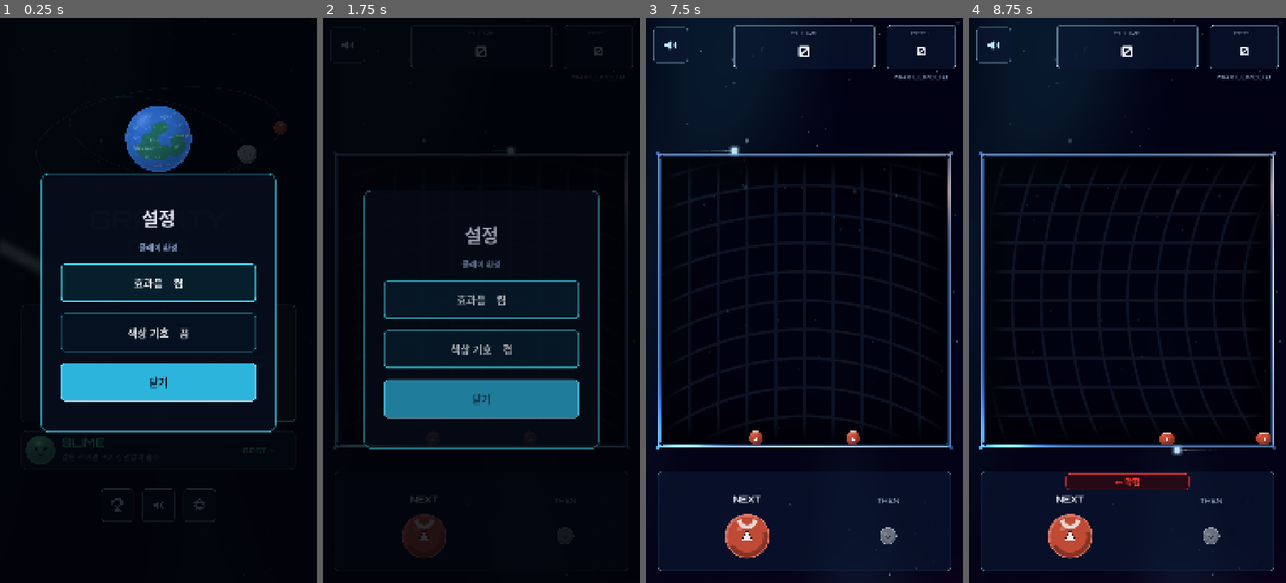
Above: before the commit, frames 1-4 (left to right).
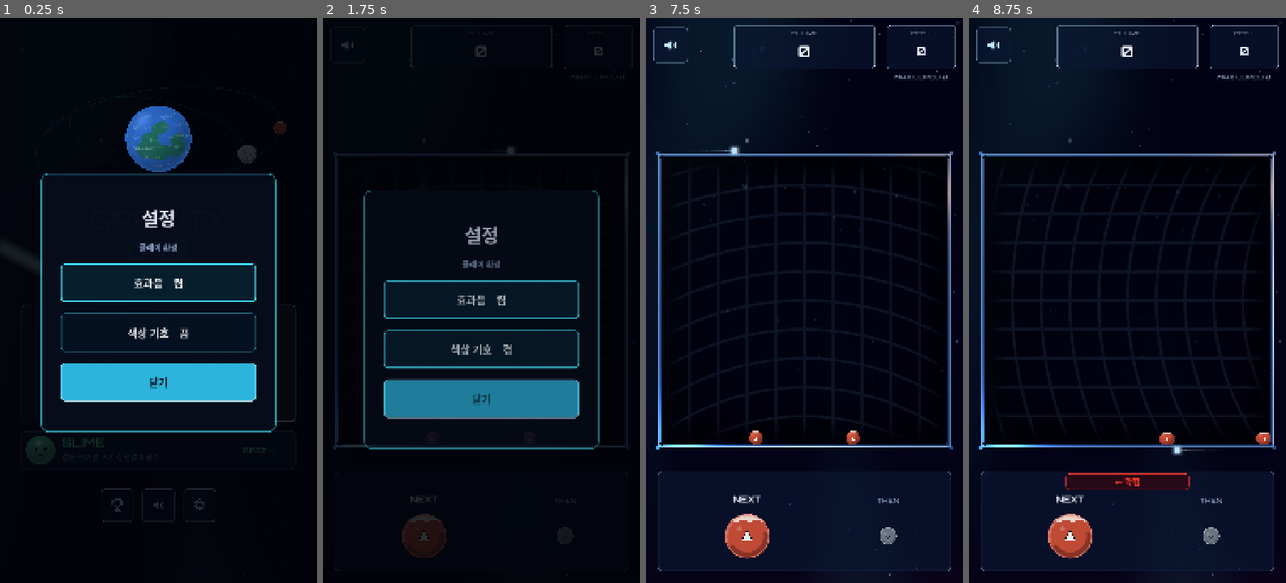
Above: after the commit, the same moments.

Repository: jeongmo-dot/gravity_orb
Game: Godot game, scene res://tests/spike/CaptureScreens.tscn
The game is run twice, just before and just after one commit, with the same random seed, the same clock (stepped at 60 frames per second) and the same inputs. This scene is started directly instead of the project's main scene. Sound files missing from this copy of the repository are replaced by a short silence.
Inputs (mouse positions are in pixels of both pictures, inside the frame that each line leads up to):
- Up to frame 1 (0.25 s): no input
- Up to frame 2 (1.75 s): click (551, 362) at 0.5 s; click (551, 362) at 1.25 s
- Up to frame 3 (7.5 s): move the mouse to (874, 272) at 2.02 s; hold Right (gravity_right) 2.03-2.75 s; click (874, 272) at 2.17 s; click (763, 503) at 2.75 s; click "CLASSIC" at 3.5 s; click "CLASSIC" at 4.25 s; click "BLITZ" at 5 s; click "SLIME" at 5.75 s; click "닫기" at 6.5 s; click (763, 503) at 7.25 s
- Up to frame 4 (8.75 s): drag from (1064, 328) to (1111, 413) at 8.02 s

The runs differ from the first frame. In frame 1, less than 0.1% of the frame differs, in the area x 88-90%, y 18-20%; in frame 2, less than 0.1%; in frame 3, 0.1%, in the area x 27-37%, y 87-91%; in frame 4, 0.1%.

Commit message:
[#82 V6] 화성 협곡과 극관 다듬기

Diff:
--- a/scripts/core/CelestialOrbArt.gd
+++ b/scripts/core/CelestialOrbArt.gd
@@ -292,25 +292,35 @@
 			float canyon_noise = fractal_noise3(body_position * 5.3 + vec3(9.1, 2.7, 3.8));
 			float canyon_path = body_position.y - canyon_center
 				- body_position.x * canyon_tilt + (canyon_noise - 0.5) * 0.040;
-			float canyon_half_width = 0.024 + canyon_noise * 0.020;
+			float canyon_half_width = 0.028 + canyon_noise * 0.044;
 			float canyon_end_fade = 1.0 - smoothstep(0.42, 0.56, abs(body_position.x));
 			float canyon_main = (1.0 - smoothstep(
 				canyon_half_width * 0.55, canyon_half_width * 1.55, abs(canyon_path)
 			)) * canyon_end_fade;
-			float canyon_branch_path = canyon_path + (body_position.x + 0.12) * 0.58 - 0.012;
-			float canyon_branch_fade = 1.0 - smoothstep(
-				0.13, 0.25, abs(body_position.x + 0.17)
-			);
+			float canyon_branch_progress = clamp(
+				(-body_position.x - 0.10) / 0.30, 0.0, 1.0
+			);
+			float canyon_branch_path = canyon_path
+				+ max(-body_position.x - 0.10, 0.0) * 0.58;
+			float canyon_branch_half_width = mix(0.026, 0.010, canyon_branch_progress);
+			float canyon_branch_one_side = smoothstep(-0.43, -0.34, body_position.x)
+				* (1.0 - smoothstep(-0.16, -0.08, body_position.x));
 			float canyon_branch = (1.0 - smoothstep(
-				0.014, 0.050, abs(canyon_branch_path)
-			)) * canyon_branch_fade;
+				canyon_branch_half_width * 0.55,
+				canyon_branch_half_width * 1.55,
+				abs(canyon_branch_path)
+			)) * canyon_branch_one_side;
 			float canyon = max(canyon_main, canyon_branch * 0.72) * detail;
 			float crater_a = sphere_spot(body_position, vec3(-0.58, 0.34, 0.74), 0.018, 0.068);
 			float crater_b = sphere_spot(body_position, vec3(0.20, 0.52, 0.83), 0.030, 0.090);
 			float crater_c = sphere_spot(body_position, vec3(0.49, -0.27, 0.83), 0.014, 0.056);
 			float crater_d = sphere_spot(body_position, vec3(-0.10, -0.57, 0.81), 0.024, 0.078);
 			float crater = max(max(crater_a, crater_b), max(crater_c, crater_d)) * detail;
-			float polar_cap = smoothstep(0.67, 0.84, body_position.y);
+			float polar_boundary_noise = fractal_noise3(
+				body_position * 6.8 + vec3(1.7, 8.4, 3.2)
+			);
+			float polar_boundary = body_position.y + (polar_boundary_noise - 0.5) * 0.080;
+			float polar_cap = smoothstep(0.67, 0.84, polar_boundary);
 			surface = base * (0.82 + rust_grain * 0.24);
 			surface = mix(surface, mix(base * 0.58, vec3(0.34, 0.13, 0.08), 0.32), dust_zone * 0.46);
 			surface = mix(surface, mix(base * 0.52, vec3(0.34, 0.13, 0.09), 0.20), canyon * 0.58);
--- a/scripts/core/OrbVisual.gd
+++ b/scripts/core/OrbVisual.gd
@@ -268,8 +268,29 @@
 				crater_rotations[crater_index],
 				_with_alpha(base.darkened(0.42), 0.58 * base.a)
 			)
-	var cap_color: Color = _with_alpha(Color("#F2ECE4"), 0.86 * base.a)
-	draw_arc(Vector2(0.0, -radius * 0.77), radius * 0.36, 0.12, PI - 0.12, 20, cap_color, maxf(2.0, radius * 0.18), true)
+	_draw_mars_polar_cap(
+		radius,
+		_with_alpha(Color("#F2ECE4"), 0.86 * base.a)
+	)
+
+
+func _draw_mars_polar_cap(radius: float, color_value: Color) -> void:
+	var points: PackedVector2Array = PackedVector2Array()
+	const POINT_COUNT: int = 16
+	for point_index: int in range(POINT_COUNT + 1):
+		var progress: float = float(point_index) / float(POINT_COUNT)
+		var angle: float = lerpf(PI + 0.78, TAU - 0.78, progress)
+		points.append(Vector2(cos(angle), sin(angle)) * radius)
+	for point_index: int in range(POINT_COUNT, -1, -1):
+		var progress: float = float(point_index) / float(POINT_COUNT)
+		var x: float = lerpf(-0.70, 0.70, progress)
+		var boundary_y: float = (
+			-0.67
+			+ sin(x * 10.0 + 0.35) * 0.024
+			+ sin(x * 21.0 - 0.80) * 0.016
+		)
+		points.append(Vector2(x, boundary_y) * radius)
+	draw_colored_polygon(points, color_value)
 
 
 func _draw_earth(radius: float, base: Color, detail: bool, phase: float) -> void:
--- a/tests/test_celestial_orbs.gd
+++ b/tests/test_celestial_orbs.gd
@@ -85,9 +85,14 @@
 		and shader_code.contains("canyon_tilt = 0.268")
 		and shader_code.contains("canyon_end_fade")
 		and shader_code.contains("canyon_branch")
+		and shader_code.contains("canyon_half_width = 0.028 + canyon_noise * 0.044")
+		and shader_code.contains("canyon_branch_one_side")
+		and shader_code.contains("canyon_branch_half_width")
+		and shader_code.contains("polar_boundary_noise")
+		and shader_code.contains("polar_boundary_noise - 0.5) * 0.080")
 		and shader_code.contains("crater_d")
 		and not shader_code.contains("abs(n2 - 0.52)"),
-		"Mars uses an offset tilted, tapered canyon and asymmetric scattered craters"
+		"Mars uses a broad one-sided Y canyon, organic polar cap, and asymmetric craters"
 	)
 	assert_true(
 		shader_code.contains("uranus_band_contrast = 0.05")
Not shown, changed: docs/jeongmo_codex_to_claude.md
